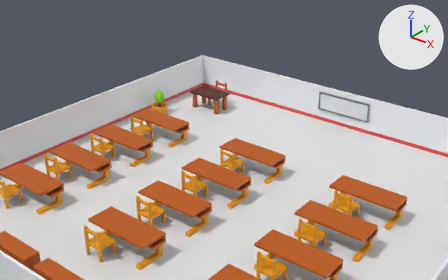
A saved change to the FBX model Assets/Models/01_Environment/2_ClassRoom2.fbx.
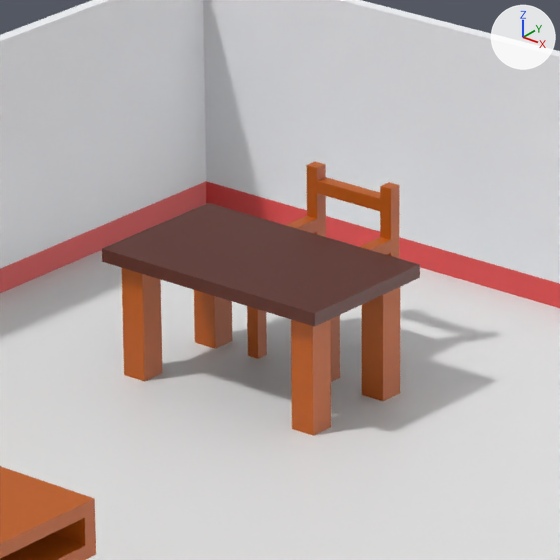
Each version appears first from a 50 mm camera at (14.55, -23.51, 14.26) aimed at (-5.73, 1.83, -1.45), and next in a close-up on the part from 40% to 55% of the width and 21% to 46% of the height. Arrows for +X, +Y and +Z are at upper right; the lights stay in place. Where no turn or scale is listed for an object, it has been applied to the vertices.

Script lines for the objects in view, before the commit:
```python
me_cube_013 = bpy.data.meshes.new('Cube.013')
me_cube_013.from_pydata(...)  # 40 vertices, 22 faces; spans x -1.0..1.0, y -0.6..0.6, z 0.0..1.0
me_cube_013.materials.append(mat_0_base)  # picture img_0_palette_png
me_cube_014 = bpy.data.meshes.new('Cube.014')
me_cube_014.from_pydata(...)  # 80 vertices, 52 faces; spans x -0.425..0.375, y -0.3..0.5, z 0.0..1.3
me_cube_014.materials.append(mat_0_base)  # picture img_0_palette_png
me_cube_016 = bpy.data.meshes.new('Cube.016')
me_cube_016.from_pydata(...)  # 52 vertices, 50 faces; spans x -10.0..10.0, y -15.0..5.0, z 0.0..2.0
# faces by material slot: [25, 25]
me_cube_016.materials.append(mat_0_base)  # picture img_0_palette_png
me_cube_016.materials.append(mat_room6)  # red #e75050
ob_0_chair_table_010 = bpy.data.objects.new('0_Chair&Table.010', me_cube_013)
ob_0_chair_table_010.location = (-7.2, 2.35, 0.0)
ob_1_class1 = bpy.data.objects.new('1_Class1', me_cube_016)
ob_1_class1.location = (0.0, 0.0, 0.0)
ob_chair_table_008 = bpy.data.objects.new('Chair&Table.008', me_cube_014)
ob_chair_table_008.location = (-7.2, 3.0, 0.0)
# also in view: '0_InnerGround.006' at (0.0, -5.0, 0.0); '0_Chair&Table.016' at (-6.8, -2.25, 0.5)
```
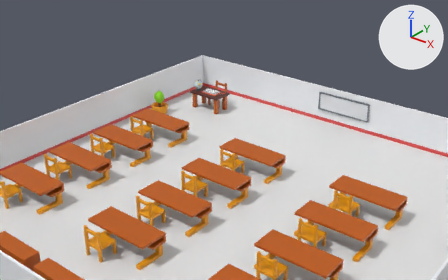
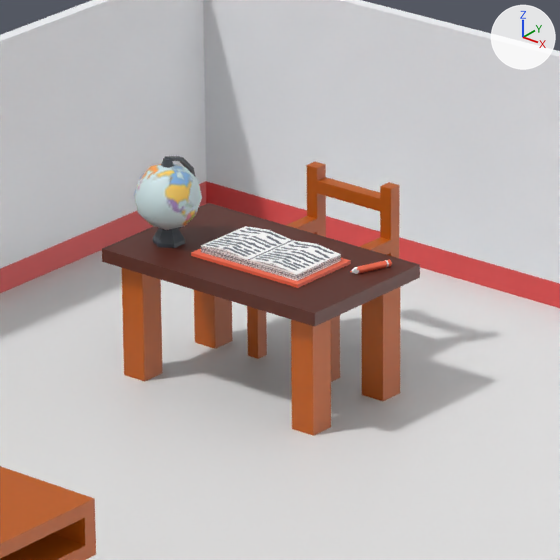
Changed parts and their boxes [x1, y1, x2, y2] in the close-ups (560 x 560 px):
'Cube.072', added
    after: [191, 226, 351, 288]
'Circle.005', added
    after: [134, 156, 202, 248]
'Cube.073', added
    after: [350, 259, 392, 274]

The change, as a diff of the scene's bpy script:
```diff
--- a/Assets/Models/01_Environment/2_ClassRoom2.fbx.py
+++ b/Assets/Models/01_Environment/2_ClassRoom2.fbx.py
@@ me_circle_003 @@
+me_circle_003.from_pydata(...)  # 100 vertices, 125 faces; spans x -0.25..0.25, y -0.242..0.3, z 0.0..0.66
+me_circle_003.materials.append(mat_0_base)  # picture img_0_palette_png
@@ me_cube_021 @@
+me_cube_021.from_pydata(...)  # 32 vertices, 25 faces; spans x -0.5..0.5, y -0.3..0.3, z 0.0..0.102
+me_cube_021.materials.append(mat_0_base)  # picture img_0_palette_png
@@ me_cube_032 @@
+me_cube_032.from_pydata(...)  # 44 vertices, 38 faces; spans x -0.067..0.074, y -0.278..0.049, z 0.0..0.05
+me_cube_032.materials.append(mat_0_base)  # picture img_0_palette_png
@@ ob_circle_005 @@
+ob_circle_005 = bpy.data.objects.new('Circle.005', me_circle_003)
+ob_circle_005.location = (-7.9, 2.15, 1.0)
@@ ob_cube_072 @@
+ob_cube_072 = bpy.data.objects.new('Cube.072', me_cube_021)
+ob_cube_072.location = (-7.1, 2.35, 1.0)
@@ ob_cube_073 @@
+ob_cube_073 = bpy.data.objects.new('Cube.073', me_cube_032)
+ob_cube_073.location = (-6.4, 2.75, 1.0)
```
